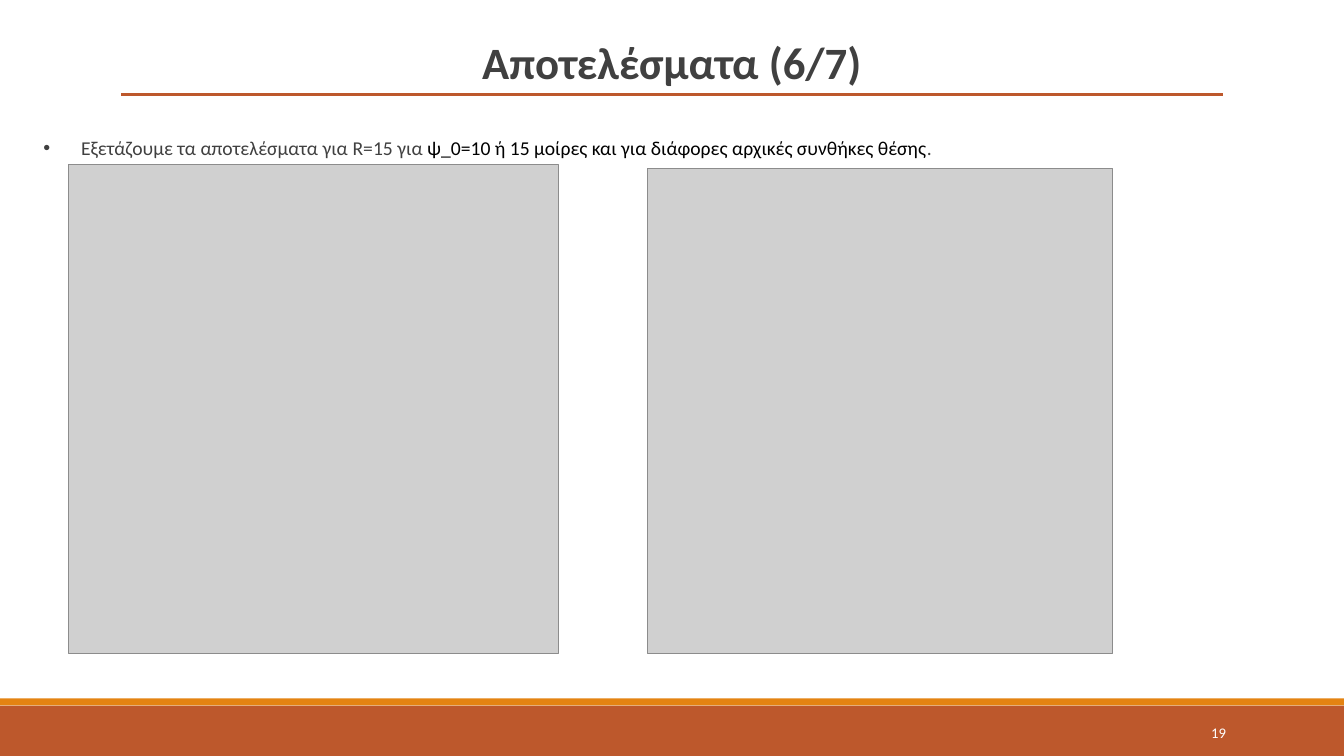
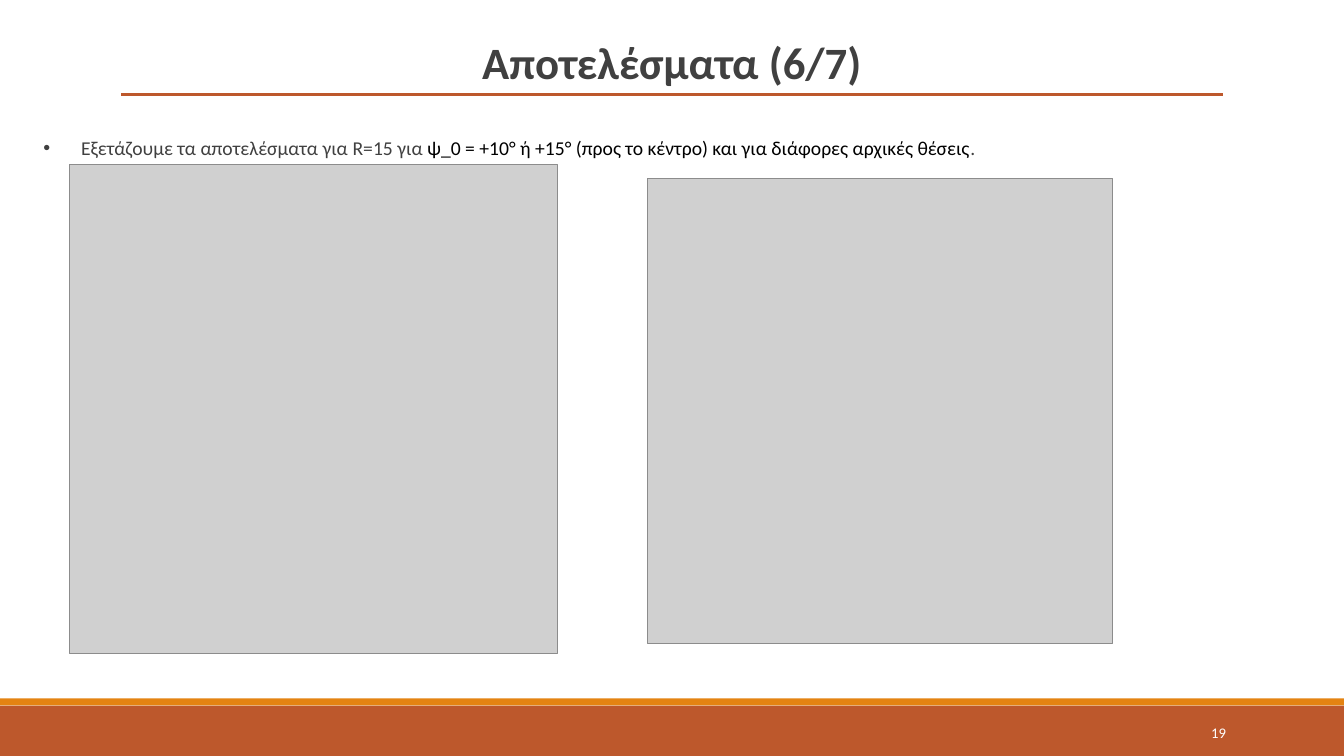
Before and after one commit to kvchr/fuzzy-roundabout-steering, a slide deck: slide 19 of slides/fuzzy_roundabout_slides_GR.pptx. Drawn at 1344x756 pixels with LibreOffice and Linux fonts; fonts in the diff are those of the drawing; grey boxes stand for pictures. Boxes give left, top, right and bottom in pixels: in the first picture for what was removed or moved away, otherwise in the second. Text is boxed around its words. In the diff, an @@ line names an element or a change of style, - is before the commit and + after.

```diff
--- a/slides/fuzzy_roundabout_slides_GR.pptx
+++ b/slides/fuzzy_roundabout_slides_GR.pptx
@@ text at [81,141,976,159]: text changed @@
-• Eξετάζουμε τα αποτελέσματα για R=15 για ψ_0=10 ή 15 μοίρες και για διάφορες αρχικές συνθήκες θέσης.
+• Eξετάζουμε τα αποτελέσματα για R=15 για ψ_0 = +10° ή +15° (προς το κέντρο) και για διάφορες αρχικές θέσεις.
@@ picture: place and size @@
-picture at [647,168,1113,653]
+picture at [647,178,1113,644]
```
Also in this commit, not shown: 13 other slides changed, 8 other files.
